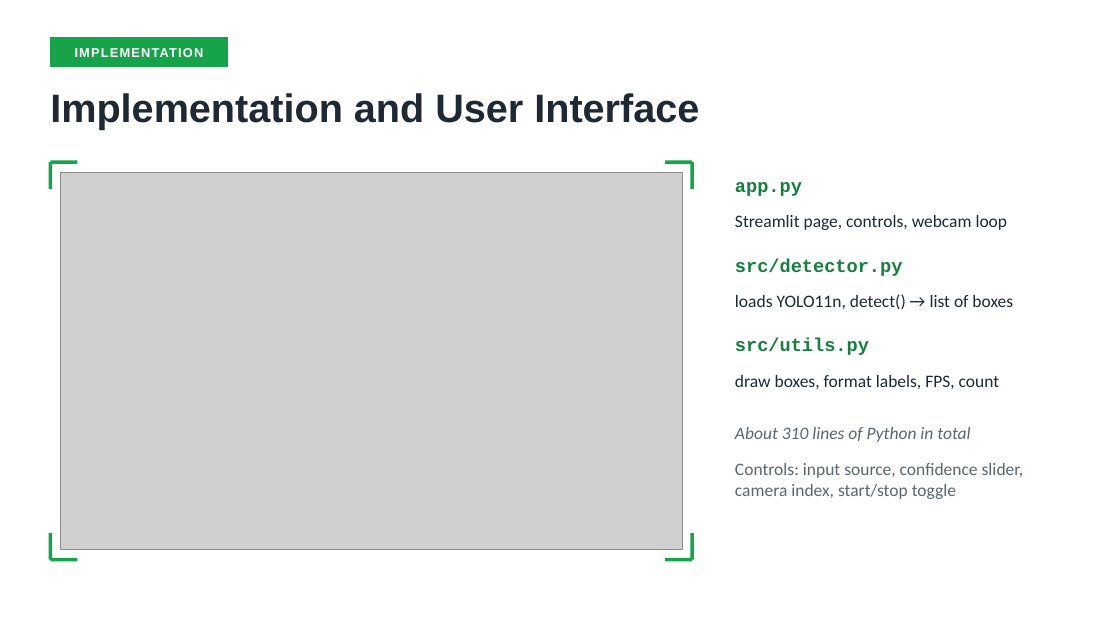
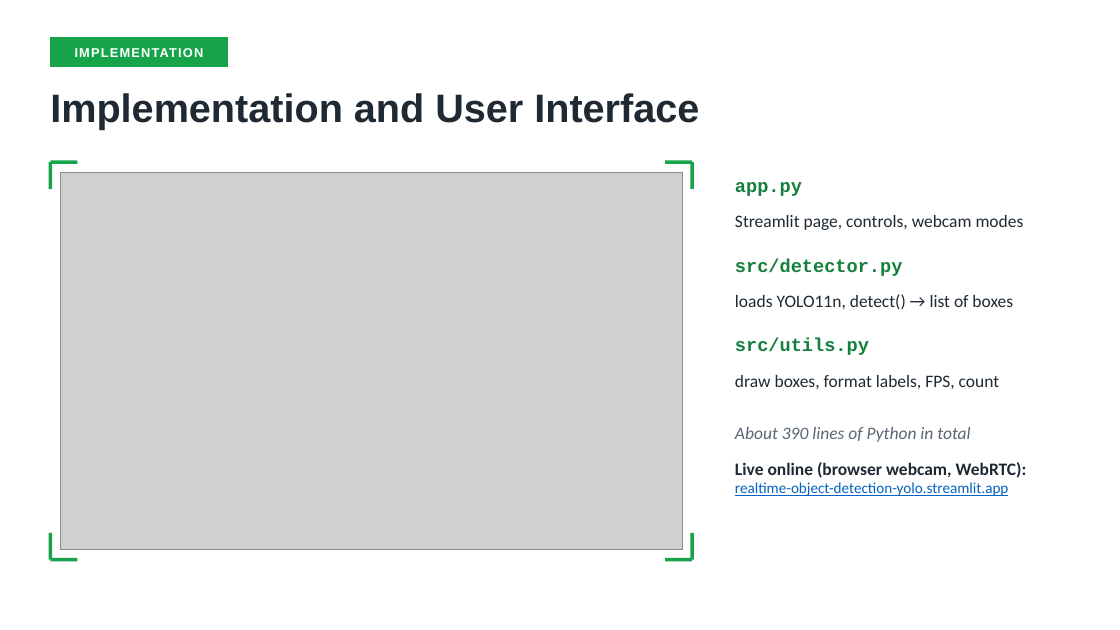
Before and after one commit to smitthakkar11/Real-Time-Object-Detection-YOLO, a slide deck: slide 10 of presentation/project_presentation.pptx. Drawn at 1120x630 pixels with LibreOffice and Linux fonts; fonts in the diff are those of the drawing; grey boxes stand for pictures. Boxes give left, top, right and bottom in pixels: in the first picture for what was removed or moved away, otherwise in the second. Text is boxed around its words. In the diff, an @@ line names an element or a change of style, - is before the commit and + after.

```diff
--- a/presentation/project_presentation.pptx
+++ b/presentation/project_presentation.pptx
@@ text at (x1=735, y1=215, x2=1024, y2=230): text changed @@
-Streamlit page, controls, webcam loop
+Streamlit page, controls, webcam modes
@@ text at (x1=735, y1=427, x2=970, y2=442): text changed @@
-About 310 lines of Python in total
+About 390 lines of Python in total
@@ text at (x1=735, y1=462, x2=1027, y2=496): text changed; size 15 to 13 pt; text colour #5B6675 to #0563C1 @@
-Controls: input source, confidence slider, camera index, start/stop toggle
+Live online (browser webcam, WebRTC):
+realtime-object-detection-yolo.streamlit.app
```
Also in this commit, not shown: 6 other slides changed, 5 other files.
